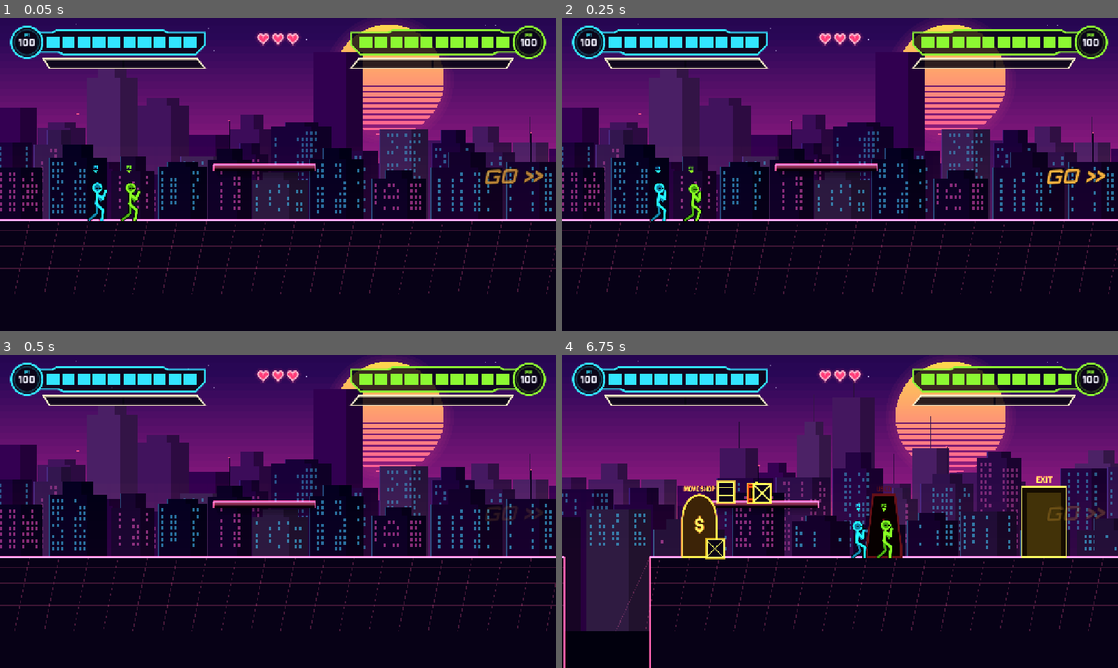
Above: before the commit, frames 1-4 (two rows, left to right).
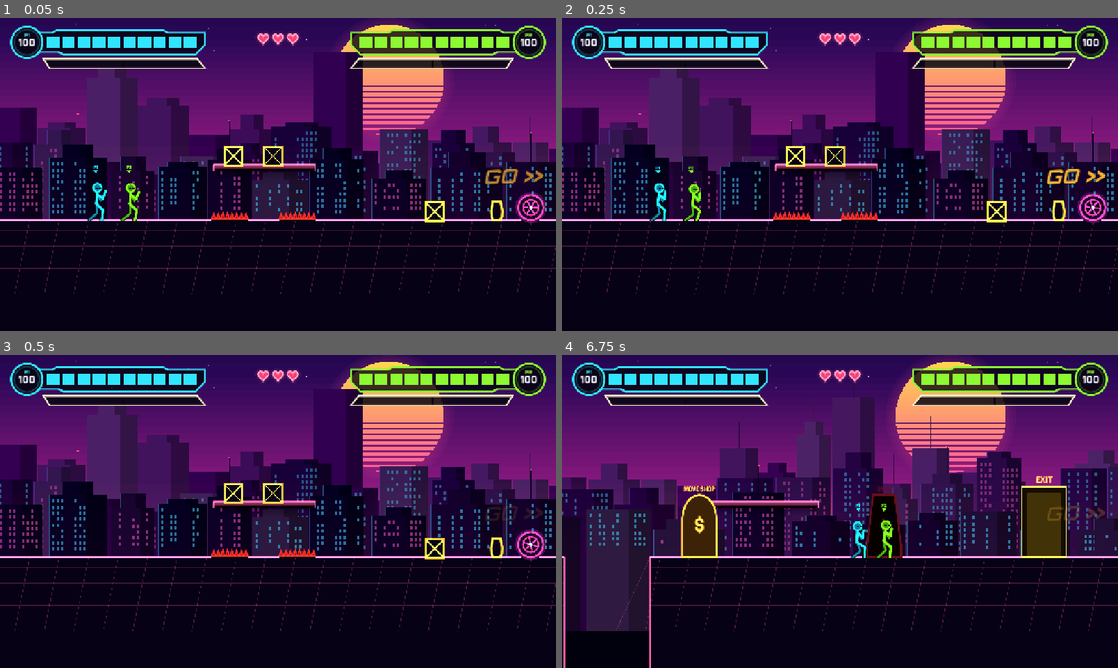
Above: after the commit, the same moments.

Repository: LaMaSi/Multiplayer-fighting-roguelike
Game: Godot game, scene res://tests/smoke_door.tscn
Two runs of this game, one before a commit and one after it. Both use one fixed random seed, a clock stepped at 60 frames per second and the inputs below. This scene is started directly instead of the project's main scene.
Inputs (mouse positions are in pixels of both pictures, inside the frame that each line leads up to):
- Up to frame 1 (0.05 s): no input
- Up to frame 2 (0.25 s): no input
- Up to frame 3 (0.5 s): no input
- Up to frame 4 (6.75 s): tap Enter at 0.5 s; move the mouse to (962, 495) at 0.52 s; hold D 0.53-1.25 s; tap F at 0.6 s; click (962, 495) at 0.67 s; tap Space at 0.77, 3.77 s; drag from (728, 527) to (812, 574) at 1.27 s; move the mouse to (895, 442) at 2.02 s; hold D 2.03-2.75 s; tap H at 2.1 s; drag from (812, 574) to (673, 464) at 2.77 s; move the mouse to (1006, 558) at 3.52 s; hold A 3.53-4.25 s; tap V at 3.6 s; drag from (673, 464) to (756, 433) at 4.27 s; move the mouse to (867, 511) at 5.02 s; hold S 5.03-5.75 s; tap E at 5.1 s; click (867, 511) at 5.17 s; drag from (756, 433) to (728, 527) at 5.77 s; move the mouse to (962, 495) at 6.52 s; hold W from 6.53 s (still down); tap Shift at 6.6 s

The runs differ from the first frame. In frame 1, 1.2% of the frame differs, in the area x 38-99%, y 40-66%; in frame 2, 1.2%; in frame 3, 1.2%; in frame 4, 0.7%.

Commit message:
Floor hazards: spike traps, pinball bumpers and throwable springs placed in arenas; door test no longer depends on challenge rewards
Co-Authored-By: Claude Sonnet 5.5 <noreply@anthropic.com>

Diff:
--- a/scripts/levels/level_base.gd
+++ b/scripts/levels/level_base.gd
@@ -11,6 +11,7 @@
 var platforms: Array = []  ## Rect2 (top-left, size)
 var ground_segs: Array = []  ## Rect2 (x, top_y, width, depth) pieces of ground; empty = one flat ground. Gaps between pieces are pits.
 var doors_spec: Array = []  ## {x, kind: "challenge" | "shop"}
+var hazards_spec: Array = []  ## {kind: "spikes" | "bumper" | "spring", x}
 var in_room := false  ## the players are inside a door room (the level itself is paused in place)
 var _room: DoorRoom = null
 var _room_door: Door = null
@@ -65,6 +66,7 @@
 	_build_camera()
 	_spawn_props()
 	_spawn_doors()
+	_spawn_hazards()
 	hud = Hud.new()
 	hud.level = self
 	hud.objective = objective
@@ -194,6 +196,23 @@
 	for s in props_spec:
 		var y: float = s[2] if s.size() > 2 else ground_top(float(s[0]))
 		spawn_prop(String(s[1]), Vector2(float(s[0]), y - 1.0))
+
+
+func _spawn_hazards() -> void:
+	for hz in hazards_spec:
+		var x := float(hz["x"])
+		var pos := Vector2(x, ground_top(x))
+		match String(hz["kind"]):
+			"spikes":
+				var st := SpikeTrap.new()
+				st.position = pos
+				add_child(st)
+			"bumper":
+				var bp := Bumper.new()
+				bp.position = pos
+				add_child(bp)
+			"spring":
+				spawn_prop("spring", pos + Vector2(0, -1.0))
 
 
 func spawn_prop(kind: String, pos: Vector2, guaranteed := "") -> Prop:
--- a/scripts/levels/streets_level.gd
+++ b/scripts/levels/streets_level.gd
@@ -220,6 +220,24 @@
 			doors_spec.append({"x": cands[ci], "kind": kinds[i % 2]})
 			cands.remove_at(ci)
 
+	# floor hazards: spike traps, bumpers and throwable springs inside every arena (so enemies can be thrown into them),
+	# plus the odd spike trap on the road between arenas
+	hazards_spec = []
+	for e in encounters:
+		var ex := float(e["x"])
+		var sgn := -1.0 if rng.randf() < 0.5 else 1.0
+		hazards_spec.append({"kind": "spikes", "x": ex + sgn * rng.randf_range(260.0, 520.0)})
+		if rng.randf() < 0.6:
+			hazards_spec.append({"kind": "bumper", "x": ex - sgn * rng.randf_range(220.0, 480.0)})
+		if rng.randf() < 0.5:
+			hazards_spec.append({"kind": "spring", "x": ex + rng.randf_range(-150.0, 150.0)})
+	for i in 2:
+		for tries in 10:
+			var hx := rng.randf_range(400.0, level_w - 600.0)
+			if is_safe_ground(Vector2(hx, ground_at(hx))):
+				hazards_spec.append({"kind": "spikes" if rng.randf() < 0.7 else "spring", "x": hx})
+				break
+
 	# containers: on solid ground or on a platform, never over a pit
 	var n_props: int = {"fight": 10, "elite": 12, "treasure": 22, "boss": 5}.get(t, 10)
 	for i in n_props:
--- a/scripts/levels/training_level.gd
+++ b/scripts/levels/training_level.gd
@@ -10,6 +10,7 @@
 		Rect2(400, 450, 260, PLAT_H), Rect2(800, 450, 260, PLAT_H), Rect2(1250, 450, 300, PLAT_H),
 		Rect2(1700, 450, 300, PLAT_H), Rect2(2100, 450, 320, PLAT_H), Rect2(2600, 450, 260, PLAT_H),
 	]
+	hazards_spec = [{"kind": "spikes", "x": 620.0}, {"kind": "bumper", "x": 1950.0}, {"kind": "spring", "x": 1200.0}, {"kind": "spring", "x": 2450.0}, {"kind": "spikes", "x": 2750.0}]
 	props_spec = [[700, "crate"], [760, "barrel"], [1500, "vase"], [1560, "crate"], [2300, "barrel"], [1800, "crate", 450], [1050, "explosive"], [1650, "explosive"]]
 
 
--- /dev/null
+++ b/scripts/props/bumper.gd
@@ -0,0 +1,76 @@
+class_name Bumper
+extends Node2D
+## A pinball bumper: anything that touches it (players, enemies, launched bodies) is knocked straight back, faster than
+## it came. Players are flung in a fast jump they can act out of; enemies are launched (and the combo carries on).
+
+const R := 34.0
+const COL := Color(2.0, 0.5, 1.4)
+
+var _cd: Dictionary = {}
+var _pulse := 0.0
+var _t := 0.0
+
+
+func _ready() -> void:
+	add_to_group("hazards")
+	z_index = 1
+
+
+func _centre() -> Vector2:
+	return global_position + Vector2(0, -R)
+
+
+func _physics_process(delta: float) -> void:
+	_t += delta
+	_pulse = maxf(0.0, _pulse - delta * 4.0)
+	for k in _cd.keys():
+		_cd[k] = float(_cd[k]) - delta
+		if float(_cd[k]) <= 0.0:
+			_cd.erase(k)
+	for n in get_tree().get_nodes_in_group("actors"):
+		if not (n is Actor):
+			continue
+		var a := n as Actor
+		if not a.is_alive() or a.state == "dead" or a.state == "downed" or a.state == "grabbed" or _cd.has(a.get_instance_id()):
+			continue
+		var to := (a.global_position + Vector2(0, -45.0)) - _centre()
+		if to.length() < R + 24.0:
+			_bounce(a, to)
+
+
+func _bounce(a: Actor, to: Vector2) -> void:
+	_cd[a.get_instance_id()] = 0.35
+	_pulse = 1.0
+	var dir := to.normalized() if to.length() > 1.0 else Vector2(1, -1).normalized()
+	var speed := maxf(820.0, minf(a.velocity.length() * 1.05, 1500.0))
+	var v := dir * speed
+	v.y = minf(v.y, -240.0)  # always some lift: the bounce reads as a launch, not a slide
+	var by: Actor = a
+	if a.team == "enemy" and a.last_hitter != null and is_instance_valid(a.last_hitter):
+		by = a.last_hitter
+	a.thrown(v, by)
+	if a.team == "enemy":
+		Coop.bonus_hit(a.last_hitter as Actor, a, 0.0)  # keeps a combo alive
+	Fx.ring(get_parent(), _centre(), COL, 90.0, 0.25)
+	Fx.sparks(get_parent(), _centre() + dir * R, COL, 8, dir)
+	Sfx.play("hit2", 1.5)
+	Juice.shake(0.12)
+
+
+func _process(_delta: float) -> void:
+	queue_redraw()
+
+
+func _draw() -> void:
+	var c := Vector2(0, -R)
+	var sq := 1.0 + 0.22 * _pulse
+	var glow := 0.6 + 0.4 * _pulse + 0.1 * sin(_t * 5.0)
+	draw_rect(Rect2(-R * 0.7, -6.0, R * 1.4, 8.0), Color(0.1, 0.03, 0.1))  # base
+	draw_circle(c, R * sq + 8.0, Color(COL.r, COL.g, COL.b, 0.12 + 0.2 * _pulse))
+	draw_circle(c, R * sq, Color(0.12, 0.03, 0.12))
+	draw_arc(c, R * sq, 0.0, TAU, 32, Color(COL.r * glow, COL.g * glow, COL.b * glow), 4.0, true)
+	draw_arc(c, R * 0.62 * sq, 0.0, TAU, 28, Color(COL.r * glow, COL.g * glow, COL.b * glow, 0.8), 3.0, true)
+	for i in 6:
+		var a := float(i) * TAU / 6.0 + _t * 0.6
+		draw_line(c + Vector2.from_angle(a) * R * 0.2, c + Vector2.from_angle(a) * R * 0.55, Color(COL.r, COL.g, COL.b, 0.7), 2.5, true)
+	draw_circle(c, R * 0.16, Color(2.6, 2.6, 2.6))
--- a/scripts/props/prop.gd
+++ b/scripts/props/prop.gd
@@ -24,6 +24,8 @@
 var h := 46.0
 
 var _wobble := 0.0
+var _squash := 0.0
+var _spring_cd: Dictionary = {}
 var _hit_set: Dictionary = {}
 var _bounces := 0
 var _wob_dir := 1.0
@@ -37,6 +39,11 @@
 			col = Pal.interact()
 			w = 40.0
 			h = 54.0
+		"spring":
+			hp = 99999.0
+			w = 44.0
+			h = 30.0
+			col = Pal.interact()
 		"explosive":
 			hp = 20.0
 			col = Color(1.5, 0.35, 0.12)
@@ -53,7 +60,8 @@
 
 func _ready() -> void:
 	add_to_group("props")
-	Coop.stat_containers_total += 1
+	if kind != "spring":
+		Coop.stat_containers_total += 1
 	add_to_group("hurt_enemy")
 	collision_layer = 0
 	collision_mask = 0
@@ -128,6 +136,8 @@
 
 func _physics_process(delta: float) -> void:
 	_wobble = maxf(0.0, _wobble - delta)
+	if kind == "spring" and state == "idle":
+		_spring_tick(delta)
 	if burn_t > 0.0 and state != "dead":
 		burn_t = maxf(0.0, burn_t - delta)
 		hp -= 7.0 * delta
@@ -173,10 +183,25 @@
 				info.shake = 0.3
 				info.pos = get_hurt_rect().get_center()
 				if t.take_hit(info):
+					if kind == "spring":
+						velocity.x *= -0.25
+						continue
 					_break(thrown_by)
 					return
 		if is_on_wall():
-			_break(thrown_by)
+			if kind == "spring":
+				velocity.x *= -0.3
+			else:
+				_break(thrown_by)
+				return
+		if is_on_floor() and kind == "spring":
+			# a thrown spring lands and stays: it is now a spring pad
+			state = "idle"
+			velocity = Vector2.ZERO
+			rotation = 0.0
+			_squash = 1.0
+			Sfx.play("land", 1.2)
+			Fx.dust(get_parent(), global_position, 6)
 			return
 		if is_on_floor():
 			_bounces += 1
@@ -310,6 +335,18 @@
 			draw_rect(Rect2(-w * 0.34, -h * 0.2, w * 0.68, h * 0.4), Color(0.06, 0.02, 0.02))
 			draw_string(ThemeDB.fallback_font, Vector2(-w * 0.5, h * 0.1), "TNT", HORIZONTAL_ALIGNMENT_CENTER, w, 16, Color(2.0, 1.2, 0.4))
 			draw_circle(Vector2(0, -h * 0.5 - 5.0), 3.5 + 1.5 * fuse, Color(2.2, 1.3, 0.3))
+		"spring":
+			var sq := 1.0 - 0.45 * _squash
+			var top := h * 0.5 - (h - 8.0) * sq
+			draw_rect(Rect2(-w * 0.5, h * 0.5 - 6.0, w, 6.0), Color(0.06, 0.03, 0.1))
+			draw_rect(Rect2(-w * 0.5, h * 0.5 - 6.0, w, 6.0), col, false, 2.5)
+			var zig := PackedVector2Array()
+			for i in 7:
+				zig.append(Vector2((-w * 0.32) if i % 2 == 0 else (w * 0.32), lerpf(h * 0.5 - 6.0, top + 6.0, float(i) / 6.0)))
+			draw_polyline(zig, col, 3.0, true)
+			draw_rect(Rect2(-w * 0.5, top, w, 6.0), Color(0.06, 0.03, 0.1))
+			draw_rect(Rect2(-w * 0.5, top, w, 6.0), rim, false, 3.0)
+			draw_rect(Rect2(-w * 0.5, top, w, 6.0), col, false, 2.5)
 		"barrel":
 			draw_rect(r, Color(0.06, 0.03, 0.1))
 			draw_rect(r.grow(3.0), rim, false, 3.0)
@@ -337,3 +374,34 @@
 	_status_fx.actor = self
 	_status_fx.col = c
 	add_child(_status_fx)
+
+
+## A deployed spring pad: whoever lands on or walks over it is launched high; players are flung in a fast jump they can
+## act out of, enemies are launched (the combo carries on).
+func _spring_tick(delta: float) -> void:
+	_squash = maxf(0.0, _squash - delta * 5.0)
+	for k in _spring_cd.keys():
+		_spring_cd[k] = float(_spring_cd[k]) - delta
+		if float(_spring_cd[k]) <= 0.0:
+			_spring_cd.erase(k)
+	var top := Rect2(global_position.x - w * 0.5, global_position.y - h - 10.0, w, 26.0)
+	for n in get_tree().get_nodes_in_group("actors"):
+		if not (n is Actor):
+			continue
+		var a := n as Actor
+		if not a.is_alive() or a.state == "dead" or a.state == "downed" or a.state == "grabbed" or _spring_cd.has(a.get_instance_id()):
+			continue
+		var feet := Rect2(a.global_position.x - 12.0, a.global_position.y - 8.0, 24.0, 12.0)
+		if top.intersects(feet) and a.velocity.y > -60.0:
+			_spring_cd[a.get_instance_id()] = 0.45
+			_squash = 1.0
+			var v := Vector2(a.velocity.x * 0.8, -1250.0)
+			var by: Actor = a
+			if a.team == "enemy" and a.last_hitter != null and is_instance_valid(a.last_hitter):
+				by = a.last_hitter
+			a.thrown(v, by)
+			Fx.ring(get_parent(), global_position + Vector2(0, -h), col, 70.0, 0.25)
+			Fx.dust(get_parent(), global_position, 8)
+			Sfx.play("jump", 0.8)
+			if a.team == "enemy":
+				Coop.bonus_hit(a.last_hitter as Actor, a, 0.0)
--- /dev/null
+++ b/scripts/props/spike_trap.gd
@@ -0,0 +1,83 @@
+class_name SpikeTrap
+extends Node2D
+## Floor spikes. Anyone who steps on them is hurt a little (players and enemies alike); an enemy that is THROWN or
+## launched into them takes a big hit and is popped up for the follow-up, and the combo carries on (the damage is
+## credited to whoever last hit or threw it).
+
+const W := 100.0
+const H := 18.0
+const COL := Color(2.2, 0.35, 0.3)
+
+var _cd: Dictionary = {}  # actor instance id -> seconds until it can be hurt again
+var _t := 0.0
+var _flash := 0.0
+
+
+func _ready() -> void:
+	add_to_group("hazards")
+	z_index = 1
+
+
+func _physics_process(delta: float) -> void:
+	_t += delta
+	_flash = maxf(0.0, _flash - delta * 3.0)
+	for k in _cd.keys():
+		_cd[k] = float(_cd[k]) - delta
+		if float(_cd[k]) <= 0.0:
+			_cd.erase(k)
+	var zone := Rect2(global_position.x - W * 0.5, global_position.y - H - 6.0, W, H + 12.0)
+	for n in get_tree().get_nodes_in_group("actors"):
+		if not (n is Actor):
+			continue
+		var a := n as Actor
+		if not a.is_alive() or a.state == "dead" or a.state == "downed" or _cd.has(a.get_instance_id()):
+			continue
+		var feet := Rect2(a.global_position.x - 14.0, a.global_position.y - 14.0, 28.0, 18.0)
+		if zone.intersects(feet):
+			_hurt(a)
+
+
+func _hurt(a: Actor) -> void:
+	_cd[a.get_instance_id()] = 0.7
+	_flash = 1.0
+	var info := HitInfo.new()
+	info.source = "hazard"
+	info.color = COL
+	info.pos = a.global_position + Vector2(0, -20)
+	info.stop = 5
+	info.shake = 0.25
+	var airborne := a.state == "launched" or a.velocity.y > 300.0
+	if a.team == "enemy":
+		info.team = "player"
+		var credit: Node = a.last_hitter if (a.last_hitter != null and is_instance_valid(a.last_hitter)) else a.thrown_by
+		info.attacker = credit
+		info.dmg = 34.0 if airborne else 12.0
+		info.kind = "launch"
+		info.stun = 30
+		info.kb = Vector2(signf(a.velocity.x) * 120.0, -620.0 if airborne else -380.0)
+	else:
+		info.team = "enemy"
+		info.dmg = 8.0
+		info.kind = "normal"
+		info.stun = 12
+		info.kb = Vector2(0.0, -280.0)
+	Fx.sparks(get_parent(), global_position + Vector2(0, -10), COL, 10)
+	Sfx.play("hit2", 0.8)
+	a.take_hit(info)
+
+
+func _process(_delta: float) -> void:
+	queue_redraw()
+
+
+func _draw() -> void:
+	var n := 8
+	var step := W / float(n)
+	var glow := 0.55 + 0.45 * _flash
+	draw_rect(Rect2(-W * 0.5, -4.0, W, 6.0), Color(0.12, 0.03, 0.04))
+	for i in n:
+		var x := -W * 0.5 + step * (float(i) + 0.5)
+		var tri := PackedVector2Array([Vector2(x - step * 0.45, -3.0), Vector2(x, -H - 3.0 * _flash), Vector2(x + step * 0.45, -3.0)])
+		draw_colored_polygon(tri, Color(COL.r * 0.25, COL.g * 0.25, COL.b * 0.25))
+		draw_polyline(PackedVector2Array([tri[0], tri[1], tri[2]]), Color(COL.r * glow, COL.g * glow, COL.b * glow), 2.5, true)
+	draw_line(Vector2(-W * 0.5, -3.0), Vector2(W * 0.5, -3.0), Color(COL.r, COL.g, COL.b, 0.8), 2.0, true)
--- /dev/null
+++ b/tests/shot_hazards.gd
@@ -0,0 +1,27 @@
+extends Node
+## Screenshot: spikes, bumper, spring in the training room.  Godot --path . res://tests/shot_hazards.tscn -- <out.png>
+
+func _ready() -> void:
+	var out: String = OS.get_cmdline_user_args()[0] if OS.get_cmdline_user_args().size() > 0 else "hazards.png"
+	var lv: LevelBase = load("res://scenes/training.tscn").instantiate()
+	add_child(lv)
+	for i in 30:
+		await get_tree().process_frame
+	for n in get_tree().get_nodes_in_group("hazards"):
+		n.queue_free()
+	await get_tree().process_frame
+	var sp := SpikeTrap.new()
+	sp.position = Vector2(780, 600)
+	lv.add_child(sp)
+	var bp := Bumper.new()
+	bp.position = Vector2(960, 600)
+	lv.add_child(bp)
+	lv.spawn_prop("spring", Vector2(1100, 599))
+	var f: Fighter = Coop.fighters[0]
+	f.global_position = Vector2(660, 599)
+	Coop.fighters[1].global_position = Vector2(600, 599)
+	for i in 40:
+		await get_tree().process_frame
+	await RenderingServer.frame_post_draw
+	get_viewport().get_texture().get_image().save_png(out)
+	get_tree().quit()
--- /dev/null
+++ b/tests/shot_hazards.tscn
@@ -0,0 +1,6 @@
+[gd_scene load_steps=2 format=3]
+
+[ext_resource type="Script" path="res://tests/shot_hazards.gd" id="1"]
+
+[node name="ShotHazards" type="Node"]
+script = ExtResource("1")
--- a/tests/smoke_door.gd
+++ b/tests/smoke_door.gd
@@ -97,6 +97,7 @@
 		f.input.script_set(Vector2.ZERO, [])
 		await frames(5)
 		check("shop door opens the shop room", lv.in_room and lv._room.kind == "shop")
+		var picks_before: int = RunState.bonus_picks.size()
 		var it: Dictionary = lv._room._items[0]
 		f.global_position = Vector2(float(it["x"]), lv.ground_y - 1.0)
 		await frames(3)
@@ -104,5 +105,5 @@
 		await frames(2)
 		f.input.script_set(Vector2.ZERO, [])
 		await frames(5)
-		check("buying a move pick costs coins and queues a pick", RunState.coins == 50 and RunState.bonus_picks.size() == 1)
+		check("buying a move pick costs coins and queues a pick", RunState.coins == 50 and RunState.bonus_picks.size() == picks_before + 1)
 	get_tree().quit()
--- /dev/null
+++ b/tests/smoke_hazards.gd
@@ -0,0 +1,85 @@
+extends Node
+## Spike traps, bumpers and springs.
+
+func frames(n: int) -> void:
+	for i in n:
+		await get_tree().physics_frame
+	await get_tree().process_frame
+
+
+func check(name: String, ok: bool) -> void:
+	print(("  PASS  " if ok else "  FAIL  "), name)
+
+
+func _ready() -> void:
+	var lv: LevelBase = load("res://scenes/training.tscn").instantiate()
+	add_child(lv)
+	await frames(30)
+	var f: Fighter = Coop.fighters[0]
+	var other: Fighter = Coop.fighters[1]
+	other.global_position = Vector2(100, 599)
+	for n in get_tree().get_nodes_in_group("hurt_enemy"):
+		if n is Enemy:
+			n.queue_free()
+	for n in get_tree().get_nodes_in_group("hazards"):
+		n.queue_free()
+	await frames(3)
+	# --- spikes
+	var sp := SpikeTrap.new()
+	sp.position = Vector2(1500, 600)
+	lv.add_child(sp)
+	var e: Enemy = lv.spawn_enemy("brute", Vector2(1700, 599))
+	await frames(60)
+	e.max_hp = 9999.0
+	e.hp = 9999.0
+	e.last_hitter = f
+	e.invuln = 0.0
+	# throw the enemy into the spikes: airborne when it lands on them
+	e.global_position = Vector2(1500, 500)
+	e.thrown(Vector2(0, 400), f)
+	var h0 := e.hp
+	await frames(40)
+	check("an enemy thrown into spikes takes a big hit (%.0f lost)" % (h0 - e.hp), h0 - e.hp >= 30.0)
+	check("the damage keeps the combo going", Coop.combo >= 1)
+	var fhp := f.hp
+	f.global_position = Vector2(1500, 599)
+	await frames(10)
+	check("a player standing on spikes is hurt a little (%.0f)" % (fhp - f.hp), f.hp < fhp and fhp - f.hp <= 12.0)
+	f.global_position = Vector2(900, 599)
+	e.global_position = Vector2(2600, 599)
+	# --- bumper
+	var bp := Bumper.new()
+	bp.position = Vector2(1000, 600)
+	lv.add_child(bp)
+	f.global_position = Vector2(960, 599)
+	f.velocity = Vector2(300, 0)
+	await frames(3)
+	check("a bumper flings the player away (vx %.0f)" % f.velocity.x, f.velocity.x < -400.0 or f._flung_t > 0.0)
+	# --- spring
+	f.global_position = Vector2(1800, 599)
+	var spr := lv.spawn_prop("spring", Vector2(1830, 599))
+	await frames(20)
+	f.velocity = Vector2.ZERO
+	f.global_position = Vector2(1830, 590)
+	await frames(4)
+	check("a spring launches whoever lands on it (vy %.0f)" % f.velocity.y, f.velocity.y < -700.0)
+	# --- throw a spring: it lands and becomes a pad
+	f.input.script_set(Vector2.ZERO)
+	f.global_position = Vector2(270, 599)
+	f.velocity = Vector2.ZERO
+	f._flung_t = 0.0
+	f.state = "idle"
+	f.facing = 1
+	var spr2 := lv.spawn_prop("spring", Vector2(330, 599))
+	await frames(15)
+	f.input.script_set(Vector2.ZERO, [PlayerInput.Btn.LB])
+	await frames(2)
+	f.input.script_set(Vector2.ZERO, [])
+	await frames(4)
+	check("a spring can be picked up", f.held == spr2)
+	f.input.script_set(Vector2.ZERO, [PlayerInput.Btn.LB])
+	await frames(2)
+	f.input.script_set(Vector2.ZERO, [])
+	await frames(90)
+	check("a thrown spring survives and lands as a pad", is_instance_valid(spr2) and spr2.state == "idle" and spr2.global_position.x > 450.0)
+	get_tree().quit()
--- /dev/null
+++ b/tests/smoke_hazards.tscn
@@ -0,0 +1,6 @@
+[gd_scene load_steps=2 format=3]
+
+[ext_resource type="Script" path="res://tests/smoke_hazards.gd" id="1"]
+
+[node name="SmokeHazards" type="Node"]
+script = ExtResource("1")
Not shown, added: scripts/props/bumper.gd.uid
Not shown, added: scripts/props/spike_trap.gd.uid
